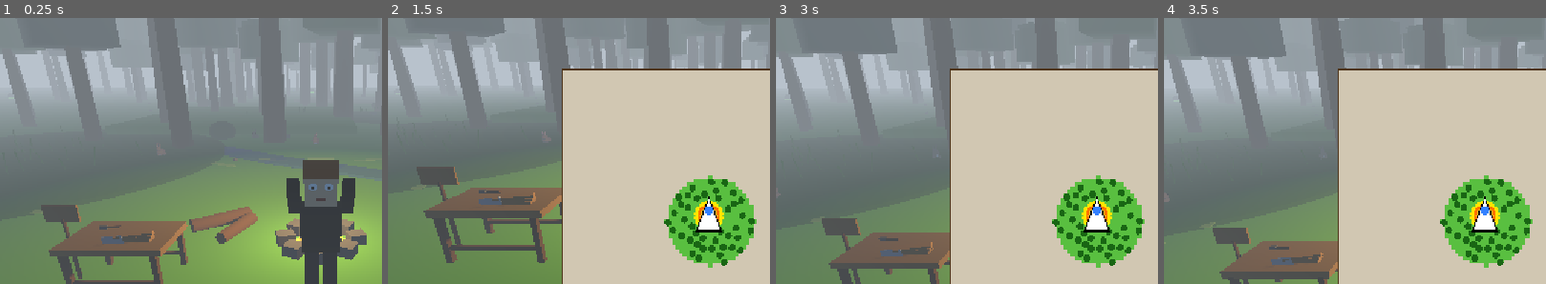
Above: before the commit, frames 1-4 (left to right).
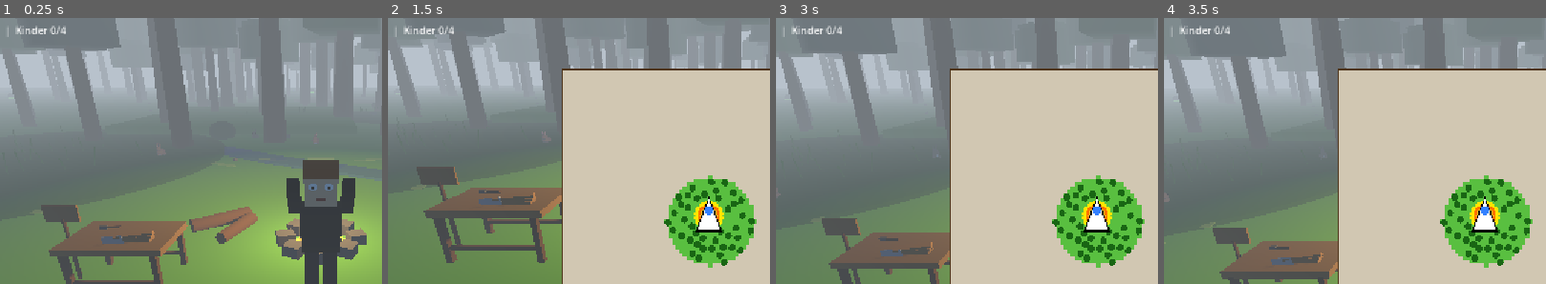
Above: after the commit, the same moments.

Repository: thieso2/99JahreImWald
Game: Godot game, scene res://scenes/main.tscn
Two runs of this game, one before a commit and one after it. Both use one fixed random seed, a clock stepped at 60 frames per second and the inputs below.
Inputs (mouse positions are % of the whole screen's width and height, from its top left):
- Up to frame 1 (0.25 s): no input
- Up to frame 2 (1.5 s): tap Enter at 0.5 s; drag from (92, 11) to (60, 28) at 0.52 s; click "Axt ziehen" at 1.25 s
- Up to frame 3 (3 s): click "Axt wegstecken" at 2 s; tap Space (action_jump) at 2.75 s; drag from (30, 55) to (45, 70) at 2.77 s
- Up to frame 4 (3.5 s): no input
The pictures show only the part of the screen within x 8-58%, y 13-63%; the shares and areas given below are measured in that part.

The runs differ from the first frame. In frame 1, 0.2% of the frame differs, in the area x 2-18%, y 2-8%; in frame 2, 0.2%; in frame 3, 0.2%; in frame 4, 0.2%.

Commit message:
Vermisste Kinder, bessere Unterwelt-Grafik und Speichersystem
- lost_child.gd: 4 Kinder in Holzkäfigen in den Ecken der Unterwelt,
  leises Schluchzen als Audio-Hinweis, E-Taste befreit sie
- Jede Rettung verkürzt die Nächte um 20 (99 → 19 bei allen 4),
  gerettete Kinder sitzen am Lagerfeuer, HUD zeigt "Kinder X/4"
- Unterwelt-Grafik: prozedurale Fels-Texturen (Noise + Normal-Maps,
  Triplanar), Felsbrocken an Wänden, Bodenplatten, hängende Wurzeln,
  Staubpartikel, glasige Kristalle
- save_system.gd: Autosave alle 10s + beim Beenden (user://savegame.json),
  speichert Spieler, Inventar, Tag/Zeit, gerettete Kinder und
  platzierte Strukturen; Laden beim Start stellt alles wieder her
- Reset über roten Button im Cheat-Menü (F1)

Co-Authored-By: Claude Fable 5 <noreply@anthropic.com>
Entire-Checkpoint: 01655c03893e

Diff:
--- a/game/scripts/cheat_menu.gd
+++ b/game/scripts/cheat_menu.gd
@@ -100,6 +100,15 @@
 	var btn_tp_underworld := _add_button(vbox, "In die Unterwelt teleportieren")
 	btn_tp_underworld.pressed.connect(_teleport_to_underworld)
 
+	# Separator
+	var sep4 := HSeparator.new()
+	vbox.add_child(sep4)
+
+	# Spiel zurücksetzen
+	var btn_reset := _add_button(vbox, "SPIEL ZURÜCKSETZEN")
+	btn_reset.add_theme_color_override("font_color", Color(1, 0.3, 0.3, 1))
+	btn_reset.pressed.connect(_reset_game)
+
 	# Position: oben links
 	anchor_left = 0.0
 	anchor_top = 0.0
@@ -213,6 +222,12 @@
 		player.global_position = Vector3(40, 1, -25)
 
 
+func _reset_game() -> void:
+	var gm: Node = get_tree().current_scene
+	if gm and gm.has_method("reset_game"):
+		gm.reset_game()
+
+
 func _teleport_to_underworld() -> void:
 	if not player:
 		return
--- a/game/scripts/game_manager.gd
+++ b/game/scripts/game_manager.gd
@@ -3,6 +3,10 @@
 # Game Manager – steuert den Spielablauf
 
 @export var total_nights: int = 99
+const NIGHTS_PER_CHILD: int = 20  # Jedes gerettete Kind verkürzt die Nächte
+var children_rescued: int = 0
+var rescued_spots: Array = []  # Indizes der bereits geretteten Kinder (für Speicherstand)
+var save_system: Node = null
 
 # Referenzen
 @onready var player: CharacterBody3D = $Player
@@ -40,6 +44,22 @@
 
 
 func _ready() -> void:
+	# Speichersystem zuerst – Spielstand lesen bevor die Welt aufgebaut wird
+	var save_script: GDScript = preload("res://scripts/save_system.gd")
+	save_system = Node.new()
+	save_system.set_script(save_script)
+	save_system.name = "SaveSystem"
+	add_child(save_system)
+	var save_data: Dictionary = save_system.read_save()
+
+	# Welt-Fortschritt wiederherstellen (vor dem Kinder-Spawn!)
+	var saved_world: Dictionary = save_data.get("world", {})
+	if not saved_world.is_empty():
+		total_nights = int(saved_world.get("total_nights", total_nights))
+		children_rescued = int(saved_world.get("children_rescued", 0))
+		for idx in saved_world.get("rescued_spots", []):
+			rescued_spots.append(int(idx))
+
 	# Landschaft generieren
 	var landscape_script: GDScript = preload("res://scripts/landscape_generator.gd")
 	var landscape := Node3D.new()
@@ -76,6 +96,9 @@
 	return_portal.arrival_message = "Zurück im Wald!"
 	add_child(return_portal)
 	return_portal.player_teleported.connect(_on_portal_teleported)
+
+	# Die 4 vermissten Kinder in den Ecken der Unterwelt verstecken
+	_spawn_lost_children()
 
 	# Tiere spawnen: Hasen (friedlich) und Wölfe (feindlich)
 	_spawn_animals()
@@ -184,6 +207,35 @@
 
 	_show_message("Q=Axt, T=Fackel, E=Hacken/Sammeln, F=Pflanzen, G=Ablegen, P=Platzieren, B=Werkbank")
 
+	# Spielstand anwenden (Spieler-Position, Inventar, Tag/Zeit, platzierte Items)
+	save_system.game_manager = self
+	save_system.player = player
+	save_system.day_night = day_night
+	save_system.apply_save(save_data)
+
+	# Wenn mitten in der Nacht geladen wurde: Hirsch direkt aktivieren
+	if day_night.is_night and not deer_active:
+		deer.activate(player, campfire.global_position)
+		deer_active = true
+
+	if not save_data.is_empty():
+		_show_message("Spielstand geladen! Weiter geht's an Tag %d." % day_night.current_day, 3.0)
+
+
+func reset_game() -> void:
+	# Speicherstand löschen und Spiel komplett neu starten
+	if save_system:
+		save_system.delete_save()
+		save_system.game_manager = null  # Autosave stoppen
+	get_tree().reload_current_scene()
+
+
+func _notification(what: int) -> void:
+	# Beim Schließen des Spiels speichern
+	if what == NOTIFICATION_WM_CLOSE_REQUEST:
+		if save_system:
+			save_system.save_game()
+
 
 func _unhandled_input(event: InputEvent) -> void:
 	if event.is_action_pressed("action_chop"):
@@ -247,7 +299,7 @@
 
 func _on_day_started(day: int) -> void:
 	if day >= total_nights:
-		_show_message("Du hast alle 99 Nächte überlebt! GEWONNEN!", 10.0)
+		_show_message("Du hast alle %d Nächte überlebt! GEWONNEN!" % total_nights, 10.0)
 	else:
 		_show_message("Tag %d – der Hirsch zieht sich zurück." % day, 3.0)
 	deer.deactivate()
@@ -255,7 +307,7 @@
 
 
 func _on_time_changed(time: float, day: int) -> void:
-	day_label.text = "Tag %d / %d" % [day, total_nights]
+	day_label.text = "Tag %d / %d  |  Kinder %d/4" % [day, total_nights, children_rescued]
 	time_label.text = day_night.get_time_of_day_string()
 
 
@@ -284,10 +336,83 @@
 
 
 func _on_action_pressed() -> void:
-	# E-Taste: Erst versuchen Items aufzusammeln, dann Baum hacken
+	# E-Taste: Kind retten → Items aufsammeln → Tier angreifen → Baum hacken
+	if _try_rescue_child():
+		return
 	if _try_pickup_nearby():
 		return
 	_on_harvest_pressed()
+
+
+const CHILD_COLORS: Array = [
+	Color(0.85, 0.3, 0.25, 1),   # Rot
+	Color(0.25, 0.5, 0.9, 1),    # Blau
+	Color(0.9, 0.8, 0.2, 1),     # Gelb
+	Color(0.9, 0.4, 0.7, 1),     # Rosa
+]
+
+
+func _spawn_lost_children() -> void:
+	# 4 Kinder in den Ecken der Unterwelt, jedes mit eigener Hemdfarbe
+	# Bereits gerettete Kinder (aus dem Speicherstand) sitzen am Lagerfeuer
+	var child_script: GDScript = preload("res://scripts/lost_child.gd")
+	var spots: Array = [
+		Vector3(-29.0, -100.0, -29.0),
+		Vector3(30.0, -100.0, -27.0),
+		Vector3(-27.0, -100.0, 29.0),
+		Vector3(29.0, -100.0, 30.0),
+	]
+	for i in range(4):
+		if i in rescued_spots:
+			_spawn_saved_child(i)
+			continue
+		var lost_child := Node3D.new()
+		lost_child.set_script(child_script)
+		lost_child.name = "VermisstesKind%d" % i
+		lost_child.position = spots[i]
+		lost_child.shirt_color = CHILD_COLORS[i]
+		add_child(lost_child)
+		lost_child.rescued.connect(_on_child_rescued.bind(i))
+
+
+func _spawn_saved_child(spot_index: int) -> void:
+	# Gerettetes Kind sitzt am Lagerfeuer
+	var child_script: GDScript = preload("res://scripts/lost_child.gd")
+	var saved_spots: Array = [
+		Vector3(2.5, 0, 2.0), Vector3(-2.5, 0, 2.0),
+		Vector3(2.0, 0, -2.5), Vector3(-2.0, 0, -2.5),
+	]
+	var saved_child := Node3D.new()
+	saved_child.set_script(child_script)
+	saved_child.name = "GerettetesKind%d" % spot_index
+	saved_child.saved_mode = true
+	saved_child.shirt_color = CHILD_COLORS[spot_index]
+	saved_child.position = saved_spots[spot_index % 4]
+	add_child(saved_child)
+
+
+func _try_rescue_child() -> bool:
+	var lost_children: Array = get_tree().get_nodes_in_group("lost_child")
+	for lost_child in lost_children:
+		if lost_child.has_method("try_rescue"):
+			if lost_child.try_rescue(player):
+				return true
+	return false
+
+
+func _on_child_rescued(spot_index: int) -> void:
+	children_rescued += 1
+	rescued_spots.append(spot_index)
+	total_nights = max(total_nights - NIGHTS_PER_CHILD, 1)
+
+	_spawn_saved_child(spot_index)
+	if save_system:
+		save_system.save_game()
+
+	if children_rescued >= 4:
+		_show_message("ALLE 4 KINDER GERETTET! Nur noch %d Nächte überleben!" % total_nights, 6.0)
+	else:
+		_show_message("Kind gerettet! (%d/4) Es wartet am Lagerfeuer. Nur noch %d Nächte!" % [children_rescued, total_nights], 4.0)
 
 
 func _spawn_animals() -> void:
--- /dev/null
+++ b/game/scripts/lost_child.gd
@@ -0,0 +1,228 @@
+extends Node3D
+
+# Vermisstes Kind – von den Kultisten in der Unterwelt eingesperrt
+# Sitzt in einem Holzkäfig, schluchzt leise (Audio-Hinweis zum Finden)
+# Mit E-Taste befreien; gerettete Kinder sitzen danach am Lagerfeuer
+
+@export var shirt_color: Color = Color(0.85, 0.3, 0.25, 1)
+@export var saved_mode: bool = false  # true = sitzt gerettet am Lagerfeuer (kein Käfig)
+
+signal rescued()
+
+var is_rescued: bool = false
+var sob_timer: float = 4.0
+var cage_root: Node3D = null
+var body: MeshInstance3D = null
+var idle_time: float = 0.0
+
+
+func _ready() -> void:
+	if not saved_mode:
+		add_to_group("lost_child")
+	_build_child_model()
+	if not saved_mode:
+		_build_cage()
+		sob_timer = randf_range(2.0, 6.0)
+
+
+func _process(delta: float) -> void:
+	idle_time += delta
+	# Leichtes Atmen/Zittern
+	if body:
+		body.scale.y = 1.0 + sin(idle_time * (5.0 if not saved_mode else 2.0)) * 0.02
+
+	if saved_mode or is_rescued:
+		return
+
+	sob_timer -= delta
+	if sob_timer <= 0:
+		_play_sob()
+		sob_timer = randf_range(5.0, 10.0)
+
+
+func try_rescue(by: Node3D) -> bool:
+	# Wird vom GameManager aufgerufen wenn E gedrückt wird
+	if saved_mode or is_rescued:
+		return false
+	var dist: float = by.global_position.distance_to(global_position)
+	if dist > 3.0:
+		return false
+
+	is_rescued = true
+	_play_rescue_sound()
+
+	# Käfig verschwindet sofort, Kind kurz danach
+	if cage_root:
+		cage_root.queue_free()
+	get_tree().create_timer(0.8).timeout.connect(queue_free)
+
+	rescued.emit()
+	return true
+
+
+func _play_sob() -> void:
+	# Leises Schluchzen – hilft beim Finden im Dunkeln
+	var audio := AudioStreamPlayer3D.new()
+	var gen := AudioStreamGenerator.new()
+	gen.mix_rate = 22050
+	gen.buffer_length = 1.0
+	audio.stream = gen
+	audio.max_distance = 14.0
+	audio.unit_size = 2.0
+	add_child(audio)
+	audio.play()
+
+	var playback: AudioStreamGeneratorPlayback = audio.get_stream_playback()
+	var sample_rate: float = 22050.0
+	var duration: float = 0.7
+	var samples: int = int(sample_rate * duration)
+
+	for i in range(samples):
+		var t: float = float(i) / sample_rate
+		# Zwei kurze Schluchzer hintereinander
+		var phase: float = fmod(t, 0.35) / 0.35
+		var env: float = sin(phase * PI) * 0.5
+		var freq: float = 400.0 + sin(t * 20.0) * 60.0  # Zittrige Stimme
+		var sample: float = sin(t * TAU * freq) * env * 0.1
+		sample += sin(t * TAU * freq * 2.0) * env * 0.04
+		playback.push_frame(Vector2(sample, sample))
+
+	get_tree().create_timer(duration + 0.3).timeout.connect(audio.queue_free)
+
+
+func _play_rescue_sound() -> void:
+	# Fröhlicher aufsteigender Dreiklang
+	var audio := AudioStreamPlayer3D.new()
+	var gen := AudioStreamGenerator.new()
+	gen.mix_rate = 22050
+	gen.buffer_length = 1.2
+	audio.stream = gen
+	audio.max_distance = 15.0
+	audio.unit_size = 2.5
+	add_child(audio)
+	audio.play()
+
+	var playback: AudioStreamGeneratorPlayback = audio.get_stream_playback()
+	var sample_rate: float = 22050.0
+	var notes: Array = [523.25, 659.25, 783.99]  # C5, E5, G5
+	var note_len: float = 0.22
+
+	for n in range(notes.size()):
+		var freq: float = notes[n]
+		var samples: int = int(sample_rate * note_len)
+		for i in range(samples):
+			var t: float = float(i) / sample_rate
+			var env: float = sin(t / note_len * PI)
+			var sample: float = sin(t * TAU * freq) * env * 0.15
+			sample += sin(t * TAU * freq * 2.0) * env * 0.05
+			playback.push_frame(Vector2(sample, sample))
+
+	get_tree().create_timer(1.0).timeout.connect(audio.queue_free)
+
+
+func _build_child_model() -> void:
+	var skin_mat := StandardMaterial3D.new()
+	skin_mat.albedo_color = Color(0.9, 0.75, 0.6, 1)
+	var shirt_mat := StandardMaterial3D.new()
+	shirt_mat.albedo_color = shirt_color
+	# Leichtes Leuchten, damit man das Kind im Dunkeln sieht
+	shirt_mat.emission_enabled = true
+	shirt_mat.emission = shirt_color
+	shirt_mat.emission_energy_multiplier = 0.3
+	var pants_mat := StandardMaterial3D.new()
+	pants_mat.albedo_color = Color(0.25, 0.3, 0.45, 1)
+	var hair_mat := StandardMaterial3D.new()
+	hair_mat.albedo_color = Color(0.35, 0.22, 0.1, 1)
+
+	# Körper (klein, sitzend/kauernd)
+	body = MeshInstance3D.new()
+	var body_mesh := BoxMesh.new()
+	body_mesh.size = Vector3(0.35, 0.4, 0.25)
+	body.mesh = body_mesh
+	body.material_override = shirt_mat
+	body.position = Vector3(0, 0.45, 0)
+	add_child(body)
+
+	# Kopf
+	var head := MeshInstance3D.new()
+	var head_mesh := BoxMesh.new()
+	head_mesh.size = Vector3(0.28, 0.28, 0.28)
+	head.mesh = head_mesh
+	head.material_override = skin_mat
+	head.position = Vector3(0, 0.8, 0.03)
+	head.rotation.x = 0.25 if not saved_mode else 0.0  # Kopf gesenkt wenn gefangen
+	add_child(head)
+
+	# Haare
+	var hair := MeshInstance3D.new()
+	var hair_mesh := BoxMesh.new()
+	hair_mesh.size = Vector3(0.3, 0.1, 0.3)
+	hair.mesh = hair_mesh
+	hair.material_override = hair_mat
+	hair.position = Vector3(0, 0.16, 0)
+	head.add_child(hair)
+
+	# Augen
+	var eye_mat := StandardMaterial3D.new()
+	eye_mat.albedo_color = Color(0.1, 0.08, 0.08, 1)
+	for side in [-1, 1]:
+		var eye := MeshInstance3D.new()
+		var eye_mesh := SphereMesh.new()
+		eye_mesh.radius = 0.025
+		eye_mesh.height = 0.05
+		eye.mesh = eye_mesh
+		eye.material_override = eye_mat
+		eye.position = Vector3(0.06 * side, 0.0, 0.14)
+		head.add_child(eye)
+
+	# Angezogene Beine (kauernd)
+	var legs := MeshInstance3D.new()
+	var legs_mesh := BoxMesh.new()
+	legs_mesh.size = Vector3(0.32, 0.25, 0.3)
+	legs.mesh = legs_mesh
+	legs.material_override = pants_mat
+	legs.position = Vector3(0, 0.15, 0.1)
+	add_child(legs)
+
+	# Arme (um die Knie geschlungen)
+	var arm_mesh := BoxMesh.new()
+	arm_mesh.size = Vector3(0.08, 0.3, 0.08)
+	for side in [-1, 1]:
+		var arm := MeshInstance3D.new()
+		arm.mesh = arm_mesh
+		arm.material_override = shirt_mat
+		arm.position = Vector3(0.2 * side, 0.4, 0.12)
+		arm.rotation.x = -0.5
+		add_child(arm)
+
+
+func _build_cage() -> void:
+	cage_root = Node3D.new()
+	add_child(cage_root)
+
+	var wood_mat := StandardMaterial3D.new()
+	wood_mat.albedo_color = Color(0.3, 0.2, 0.1, 1)
+
+	# 8 senkrechte Gitterstäbe im Kreis
+	var bar_mesh := CylinderMesh.new()
+	bar_mesh.top_radius = 0.04
+	bar_mesh.bottom_radius = 0.04
+	bar_mesh.height = 1.5
+	for i in range(8):
+		var angle: float = float(i) / 8.0 * TAU
+		var bar := MeshInstance3D.new()
+		bar.mesh = bar_mesh
+		bar.material_override = wood_mat
+		bar.position = Vector3(cos(angle) * 0.7, 0.75, sin(angle) * 0.7)
+		cage_root.add_child(bar)
+
+	# Ring oben und unten
+	for y_pos in [0.08, 1.45]:
+		var ring := MeshInstance3D.new()
+		var ring_mesh := TorusMesh.new()
+		ring_mesh.inner_radius = 0.65
+		ring_mesh.outer_radius = 0.75
+		ring.mesh = ring_mesh
+		ring.material_override = wood_mat
+		ring.position = Vector3(0, y_pos, 0)
+		cage_root.add_child(ring)
--- a/game/scripts/placeable_item.gd
+++ b/game/scripts/placeable_item.gd
@@ -12,6 +12,7 @@
 
 
 func _ready() -> void:
+	add_to_group("placeable")  # Für das Speichersystem
 	_create_materials()
 	match item_type:
 		"bed":
--- /dev/null
+++ b/game/scripts/save_system.gd
@@ -0,0 +1,129 @@
+extends Node
+
+# Speichersystem – sichert den Spielstand automatisch als JSON
+# Datei: user://savegame.json (auf iPad im App-Sandbox-Ordner)
+# Autosave alle 10 Sekunden + beim Beenden des Spiels
+
+const SAVE_PATH: String = "user://savegame.json"
+const AUTOSAVE_INTERVAL: float = 10.0
+
+var game_manager: Node = null
+var player: CharacterBody3D = null
+var day_night: Node = null
+
+var autosave_timer: float = AUTOSAVE_INTERVAL
+
+
+func _process(delta: float) -> void:
+	if not game_manager or not player:
+		return
+	autosave_timer -= delta
+	if autosave_timer <= 0:
+		autosave_timer = AUTOSAVE_INTERVAL
+		save_game()
+
+
+func read_save() -> Dictionary:
+	# Liest die Speicherdatei (leeres Dictionary wenn keine existiert)
+	if not FileAccess.file_exists(SAVE_PATH):
+		return {}
+	var file := FileAccess.open(SAVE_PATH, FileAccess.READ)
+	if not file:
+		return {}
+	var text: String = file.get_as_text()
+	file.close()
+	var data: Variant = JSON.parse_string(text)
+	if data is Dictionary:
+		return data
+	return {}
+
+
+func save_game() -> void:
+	if not game_manager or not player or not day_night:
+		return
+
+	var data: Dictionary = {
+		"player": {
+			"x": player.global_position.x,
+			"y": player.global_position.y,
+			"z": player.global_position.z,
+			"rot_y": player.rotation.y,
+			"hp": player.hp,
+			"inventory": player.inventory,
+			"wood_count": player.wood_count,
+			"sapling_count": player.sapling_count,
+			"has_torch": player.has_torch,
+			"has_axe": player.has_axe,
+			"axe_tier": player.axe_tier,
+		},
+		"world": {
+			"day": day_night.current_day,
+			"time": day_night.current_time,
+			"is_night": day_night.is_night,
+			"total_nights": game_manager.total_nights,
+			"children_rescued": game_manager.children_rescued,
+			"rescued_spots": game_manager.rescued_spots,
+		},
+		"placeables": _collect_placeables(),
+	}
+
+	var file := FileAccess.open(SAVE_PATH, FileAccess.WRITE)
+	if file:
+		file.store_string(JSON.stringify(data))
+		file.close()
+
+
+func _collect_placeables() -> Array:
+	var result: Array = []
+	for node in get_tree().get_nodes_in_group("placeable"):
+		result.append({
+			"type": node.item_type,
+			"x": node.global_position.x,
+			"y": node.global_position.y,
+			"z": node.global_position.z,
+			"rot_y": node.rotation.y,
+		})
+	return result
+
+
+func apply_save(data: Dictionary) -> void:
+	# Stellt Spieler, Welt und platzierte Gegenstände wieder her
+	# (Kinder werden vom GameManager beim Spawnen berücksichtigt)
+	if data.is_empty():
+		return
+
+	var p: Dictionary = data.get("player", {})
+	if not p.is_empty():
+		player.global_position = Vector3(p.get("x", 0.0), p.get("y", 1.0), p.get("z", 5.0))
+		player.rotation.y = p.get("rot_y", 0.0)
+		player.hp = p.get("hp", player.max_hp)
+		player.hp_changed.emit(player.hp)
+		player.inventory = p.get("inventory", [])
+		player.wood_count = int(p.get("wood_count", 0))
+		player.sapling_count = int(p.get("sapling_count", 0))
+		player.has_torch = p.get("has_torch", false)
+		player.wood_changed.emit(player.wood_count)
+		player.sapling_changed.emit(player.sapling_count)
+		player.inventory_changed.emit()
+		if p.get("has_axe", false):
+			player.give_axe(int(p.get("axe_tier", 0)))
+
+	var w: Dictionary = data.get("world", {})
+	if not w.is_empty():
+		day_night.current_day = int(w.get("day", 1))
+		day_night.current_time = w.get("time", 0.0)
+		day_night.is_night = w.get("is_night", false)
+
+	for entry in data.get("placeables", []):
+		var placeable_script: GDScript = preload("res://scripts/placeable_item.gd")
+		var item := StaticBody3D.new()
+		item.set_script(placeable_script)
+		item.item_type = entry.get("type", "fence")
+		item.position = Vector3(entry.get("x", 0.0), entry.get("y", 0.0), entry.get("z", 0.0))
+		item.rotation.y = entry.get("rot_y", 0.0)
+		get_tree().current_scene.add_child(item)
+
+
+func delete_save() -> void:
+	if FileAccess.file_exists(SAVE_PATH):
+		DirAccess.remove_absolute(SAVE_PATH)
--- a/game/scripts/underground_world.gd
+++ b/game/scripts/underground_world.gd
@@ -21,21 +21,64 @@
 
 	_create_materials()
 	_build_cavern()
+	_add_wall_boulders()
+	_add_floor_rocks()
 	_add_crystals()
 	_add_stalagmites()
+	_add_roots()
 	_add_mushrooms()
+	_add_dust_particles()
 	_spawn_enemies()
 
 
+func _make_rock_material(base_color: Color, noise_seed: int, noise_scale: float = 4.0) -> StandardMaterial3D:
+	# Felsmaterial mit prozeduraler Noise-Textur und Normal-Map
+	# Triplanar-Mapping, damit die Textur auf allen Flächen ohne Verzerrung liegt
+	var mat := StandardMaterial3D.new()
+	mat.albedo_color = base_color
+	mat.roughness = 0.95
+
+	# Farbvariation über Noise
+	var noise := FastNoiseLite.new()
+	noise.seed = noise_seed
+	noise.frequency = 0.02
+	noise.fractal_octaves = 4
+	var tex := NoiseTexture2D.new()
+	tex.noise = noise
+	tex.width = 256
+	tex.height = 256
+	tex.seamless = true
+	var ramp := Gradient.new()
+	ramp.set_color(0, Color(0.55, 0.5, 0.45, 1))
+	ramp.set_color(1, Color(1.15, 1.1, 1.05, 1))
+	tex.color_ramp = ramp
+	mat.albedo_texture = tex
+
+	# Normal-Map für Fels-Struktur (Licht bricht sich an Unebenheiten)
+	var nnoise := FastNoiseLite.new()
+	nnoise.seed = noise_seed + 1
+	nnoise.frequency = 0.05
+	nnoise.fractal_octaves = 5
+	var ntex := NoiseTexture2D.new()
+	ntex.noise = nnoise
+	ntex.width = 256
+	ntex.height = 256
+	ntex.seamless = true
+	ntex.as_normal_map = true
+	ntex.bump_strength = 8.0
+	mat.normal_enabled = true
+	mat.normal_texture = ntex
+	mat.normal_scale = 1.0
+
+	mat.uv1_triplanar = true
+	mat.uv1_scale = Vector3(noise_scale, noise_scale, noise_scale)
+	return mat
+
+
 func _create_materials() -> void:
-	rock_mat = StandardMaterial3D.new()
-	rock_mat.albedo_color = Color(0.3, 0.28, 0.26, 1)
-
-	dark_rock_mat = StandardMaterial3D.new()
-	dark_rock_mat.albedo_color = Color(0.18, 0.16, 0.15, 1)
-
-	floor_mat = StandardMaterial3D.new()
-	floor_mat.albedo_color = Color(0.24, 0.21, 0.19, 1)
+	rock_mat = _make_rock_material(Color(0.32, 0.3, 0.28, 1), 100, 3.0)
+	dark_rock_mat = _make_rock_material(Color(0.2, 0.18, 0.17, 1), 200, 4.0)
+	floor_mat = _make_rock_material(Color(0.28, 0.24, 0.21, 1), 300, 5.0)
 
 
 func _build_cavern() -> void:
@@ -73,6 +116,136 @@
 	add_child(body)
 
 
+func _add_wall_boulders() -> void:
+	# Unregelmäßige Felsbrocken entlang der Wände – kaschieren die flachen Flächen
+	var rng := RandomNumberGenerator.new()
+	rng.seed = 555
+	var half: float = SIZE / 2.0
+
+	for i in range(40):
+		var boulder := MeshInstance3D.new()
+		var bm := SphereMesh.new()
+		bm.radius = rng.randf_range(1.0, 3.0)
+		bm.height = bm.radius * 2.0
+		bm.radial_segments = 8
+		bm.rings = 5
+		boulder.mesh = bm
+		boulder.material_override = rock_mat
+
+		# Position an einer der 4 Wände
+		var wall: int = i % 4
+		var along: float = rng.randf_range(-half + 3.0, half - 3.0)
+		var depth_in: float = rng.randf_range(0.3, 1.2)
+		match wall:
+			0: boulder.position = Vector3(along, rng.randf_range(0, 6.0), -half + depth_in)
+			1: boulder.position = Vector3(along, rng.randf_range(0, 6.0), half - depth_in)
+			2: boulder.position = Vector3(-half + depth_in, rng.randf_range(0, 6.0), along)
+			3: boulder.position = Vector3(half - depth_in, rng.randf_range(0, 6.0), along)
+
+		# Unregelmäßig verzerren – wirkt wie echter Fels statt Kugel
+		boulder.scale = Vector3(
+			rng.randf_range(0.7, 1.6),
+			rng.randf_range(0.5, 1.2),
+			rng.randf_range(0.7, 1.6))
+		boulder.rotation = Vector3(rng.randf() * TAU, rng.randf() * TAU, rng.randf() * TAU)
+		add_child(boulder)
+
+
+func _add_floor_rocks() -> void:
+	# Flache Felsplatten und kleine Steine auf dem Boden – bricht die ebene Fläche auf
+	var rng := RandomNumberGenerator.new()
+	rng.seed = 666
+
+	for i in range(30):
+		var rock := MeshInstance3D.new()
+		var rm := SphereMesh.new()
+		rm.radius = rng.randf_range(0.5, 2.2)
+		rm.height = rm.radius * 2.0
+		rm.radial_segments = 8
+		rm.rings = 5
+		rock.mesh = rm
+		rock.material_override = floor_mat if i % 2 == 0 else rock_mat
+
+		var angle: float = rng.randf() * TAU
+		var dist: float = rng.randf_range(4.0, SIZE / 2.0 - 3.0)
+		rock.position = Vector3(cos(angle) * dist, rng.randf_range(-rm.radius * 0.7, -rm.radius * 0.4), sin(angle) * dist)
+		# Stark abgeflacht = aus dem Boden ragende Felsplatte
+		rock.scale = Vector3(rng.randf_range(0.8, 1.8), rng.randf_range(0.3, 0.6), rng.randf_range(0.8, 1.8))
+		rock.rotation.y = rng.randf() * TAU
+		add_child(rock)
+
+
+func _add_roots() -> void:
+	# Baumwurzeln hängen von der Decke – wir sind ja unter dem Wald!
+	var rng := RandomNumberGenerator.new()
+	rng.seed = 888
+	var root_mat := StandardMaterial3D.new()
+	root_mat.albedo_color = Color(0.35, 0.25, 0.15, 1)
+	root_mat.roughness = 0.9
+
+	for i in range(22):
+		var angle: float = rng.randf() * TAU
+		var dist: float = rng.randf_range(3.0, SIZE / 2.0 - 4.0)
+		var base := Vector3(cos(angle) * dist, HEIGHT, sin(angle) * dist)
+
+		# Jede Wurzel: 2-4 Segmente, die sich nach unten verjüngen und leicht knicken
+		var segments: int = rng.randi_range(2, 4)
+		var seg_top: float = rng.randf_range(0.1, 0.2)
+		var pos := base
+		var tilt := Vector3(rng.randf_range(-0.25, 0.25), 0, rng.randf_range(-0.25, 0.25))
+		for s in range(segments):
+			var seg := MeshInstance3D.new()
+			var sm := CylinderMesh.new()
+			sm.top_radius = seg_top
+			sm.bottom_radius = seg_top * 0.6
+			sm.height = rng.randf_range(0.8, 1.6)
+			sm.radial_segments = 6
+			seg.mesh = sm
+			seg.material_override = root_mat
+			pos += Vector3(tilt.x, -sm.height * 0.9, tilt.z)
+			seg.position = pos
+			seg.rotation.x = tilt.z * 0.8
+			seg.rotation.z = -tilt.x * 0.8
+			add_child(seg)
+			seg_top *= 0.6
+			tilt += Vector3(rng.randf_range(-0.15, 0.15), 0, rng.randf_range(-0.15, 0.15))
+
+
+func _add_dust_particles() -> void:
+	# Schwebende Staub-/Sporenpartikel in der ganzen Kaverne
+	var particles := GPUParticles3D.new()
+	var mat := ParticleProcessMaterial.new()
+	mat.emission_shape = ParticleProcessMaterial.EMISSION_SHAPE_BOX
+	mat.emission_box_extents = Vector3(SIZE / 2.0 - 2.0, HEIGHT / 2.0, SIZE / 2.0 - 2.0)
+	mat.gravity = Vector3(0, -0.02, 0)
+	mat.initial_velocity_min = 0.02
+	mat.initial_velocity_max = 0.15
+	mat.direction = Vector3(0, -1, 0)
+	mat.spread = 180.0
+	particles.process_material = mat
+	particles.amount = 120
+	particles.lifetime = 12.0
+	particles.preprocess = 12.0  # Sofort gefüllt beim Betreten
+
+	var dust_mesh := SphereMesh.new()
+	dust_mesh.radius = 0.02
+	dust_mesh.height = 0.04
+	dust_mesh.radial_segments = 4
+	dust_mesh.rings = 2
+	var dust_mat := StandardMaterial3D.new()
+	dust_mat.albedo_color = Color(0.8, 0.85, 1.0, 0.5)
+	dust_mat.transparency = BaseMaterial3D.TRANSPARENCY_ALPHA
+	dust_mat.emission_enabled = true
+	dust_mat.emission = Color(0.6, 0.7, 0.9, 1)
+	dust_mat.emission_energy_multiplier = 0.6
+	dust_mat.shading_mode = BaseMaterial3D.SHADING_MODE_UNSHADED
+	dust_mesh.material = dust_mat
+	particles.draw_pass_1 = dust_mesh
+
+	particles.position = Vector3(0, HEIGHT / 2.0, 0)
+	add_child(particles)
+
+
 func _add_crystals() -> void:
 	var rng := RandomNumberGenerator.new()
 	rng.seed = 123
@@ -89,10 +262,13 @@
 			rng.randf_range(0.8, 1.0), 1)
 
 		var crystal_mat := StandardMaterial3D.new()
-		crystal_mat.albedo_color = crystal_color
+		crystal_mat.albedo_color = Color(crystal_color.r, crystal_color.g, crystal_color.b, 0.85)
+		crystal_mat.transparency = BaseMaterial3D.TRANSPARENCY_ALPHA
 		crystal_mat.emission_enabled = true
 		crystal_mat.emission = crystal_color
-		crystal_mat.emission_energy_multiplier = 1.5
+		crystal_mat.emission_energy_multiplier = 2.0
+		crystal_mat.metallic = 0.3
+		crystal_mat.roughness = 0.1  # Glänzend wie Glas
 
 		# 2-4 Kristall-Zacken pro Gruppe
 		var count: int = rng.randi_range(2, 4)
